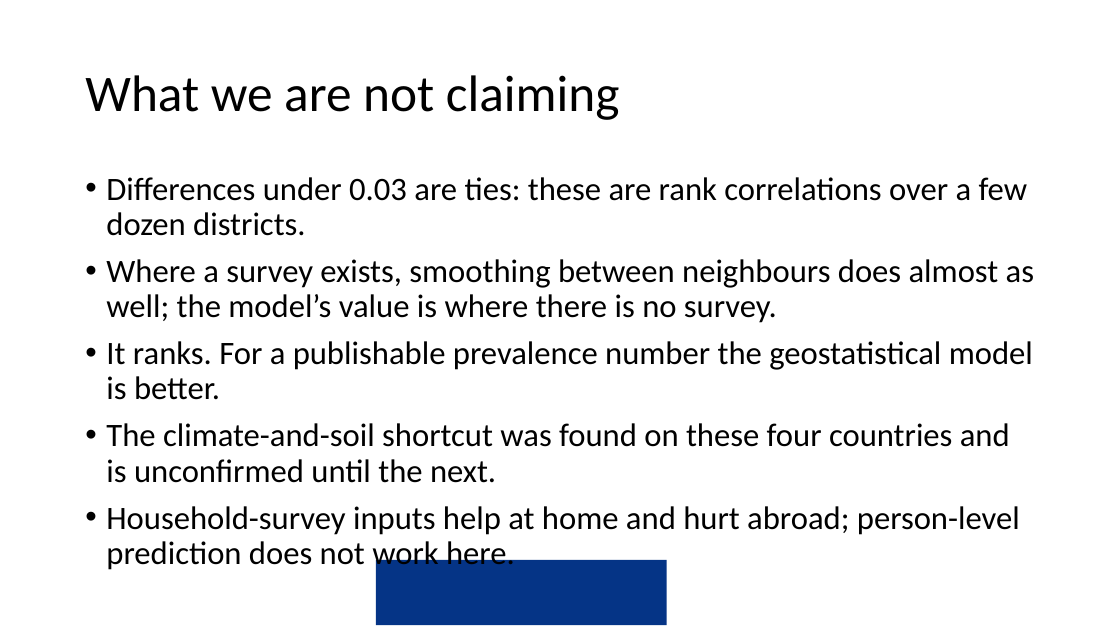
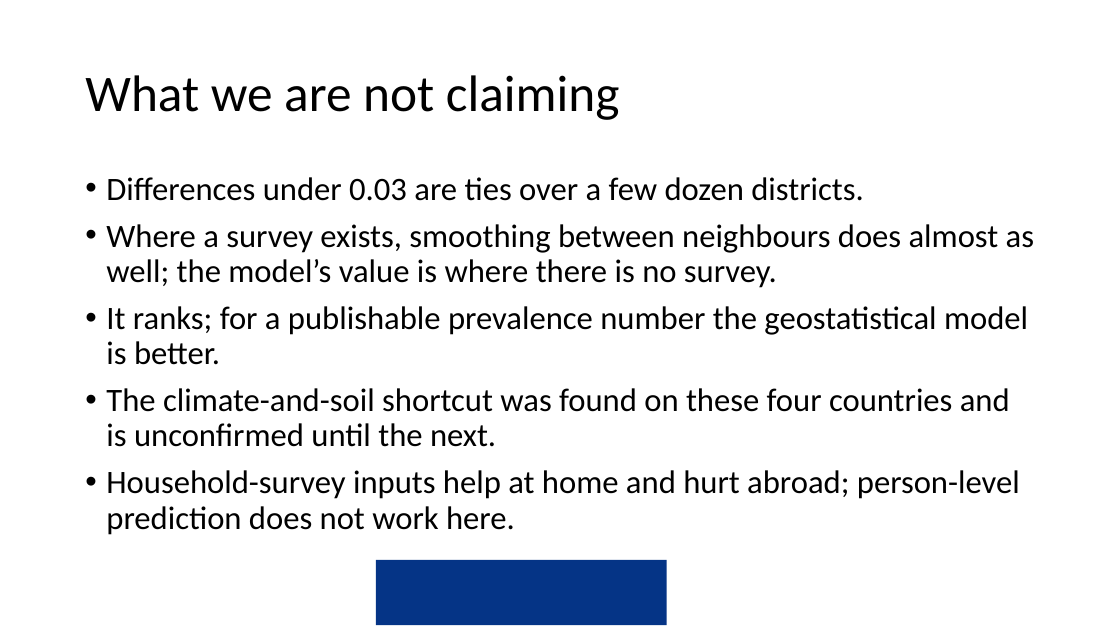
Before and after one commit to amertens/mn-prediction, a slide deck: slide 16 of docs/slides/MN-proxy-policy-deck-2026-09.pptx. Drawn at 1120x630 pixels with LibreOffice and Linux fonts; fonts in the diff are those of the drawing; background and template pictures are left out. Boxes give left, top, right and bottom in pixels: in the first picture for what was removed or moved away, otherwise in the second. Text is boxed around its words. In the diff, an @@ line names an element or a change of style, - is before the commit and + after.

```diff
--- a/docs/slides/MN-proxy-policy-deck-2026-09.pptx
+++ b/docs/slides/MN-proxy-policy-deck-2026-09.pptx
@@ text at (106, 177, 864, 201): text changed @@
-• Differences under 0.03 are ties: these are rank correlations over a few dozen districts.
+• Differences under 0.03 are ties over a few dozen districts.
@@ text at (106, 306, 1028, 365): text changed @@
-• It ranks. For a publishable prevalence number the geostatistical model is better.
+• It ranks; for a publishable prevalence number the geostatistical model is better.
```
Also in this commit, not shown: 2 other slides changed, 1 other file.
